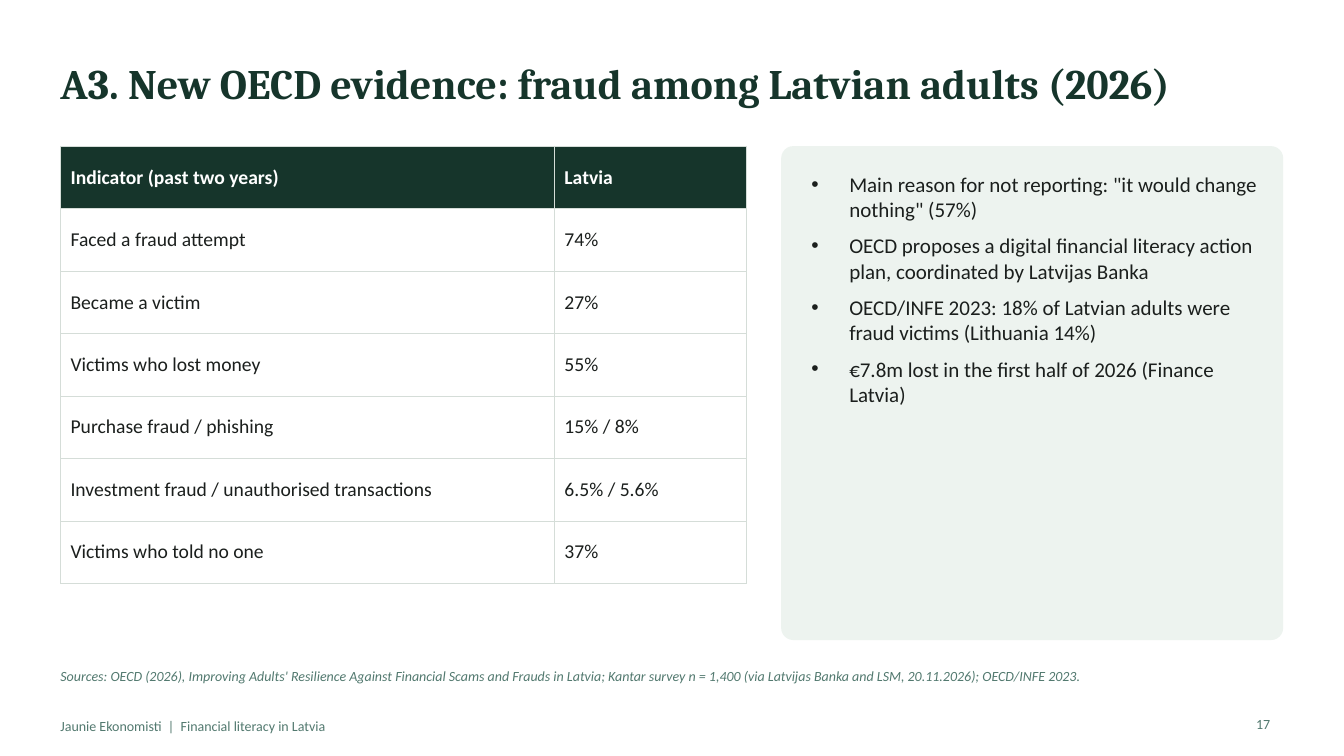
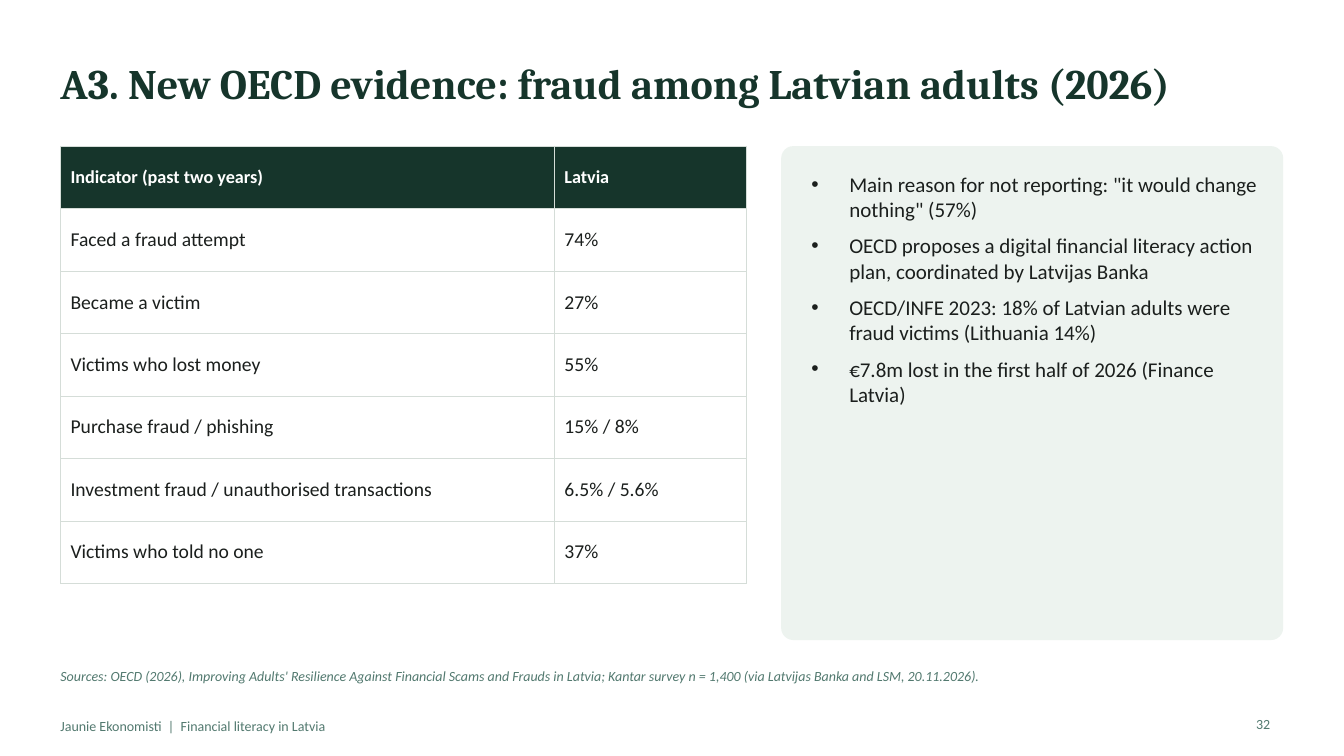
Before and after one commit to ArtisLV890/Elective-Impact-Making-for-the-Competitiveness-and-Data-Driven-Decisions-2026-2027, a slide deck: slide 32 of financial-literacy/presentation/Financial literacy in Latvia - presentation.pptx (slide 17 before the commit). Drawn at 1344x756 pixels with LibreOffice and Linux fonts; fonts in the diff are those of the drawing. Boxes give left, top, right and bottom in pixels: in the first picture for what was removed or moved away, otherwise in the second. Text is boxed around its words. In the diff, an @@ line names an element or a change of style, - is before the commit and + after.

```diff
--- a/financial-literacy/presentation/Financial literacy in Latvia - presentation.pptx
+++ b/financial-literacy/presentation/Financial literacy in Latvia - presentation.pptx
@@ table at bbox=[60, 146, 746, 562] @@
@@ size 14 to 13 pt in "Indicator (past two years)", "Latvia" @@
@@ text at bbox=[60, 671, 979, 684]: text changed @@
-Sources: OECD (2026), Improving Adults' Resilience Against Financial Scams and Frauds in Latvia; Kantar survey n = 1,400 (via Latvijas Banka and LSM, 20.11.2026); OECD/INFE 2023.
+Sources: OECD (2026), Improving Adults' Resilience Against Financial Scams and Frauds in Latvia; Kantar survey n = 1,400 (via Latvijas Banka and LSM, 20.11.2026).
@@ page number at bbox=[1256, 720, 1270, 729]: text changed @@
-17
+32
```
Also in this commit, not shown: 17 other slides changed, 15 slides added, 3 slides removed, 3 other files.
